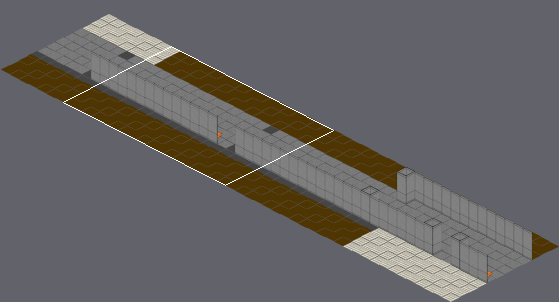
One commit to this Tiled map: src/data/subway01.tmx. The first picture is a wide view before the edit; the outline marks the close-up.
Close-up. Before the commit:
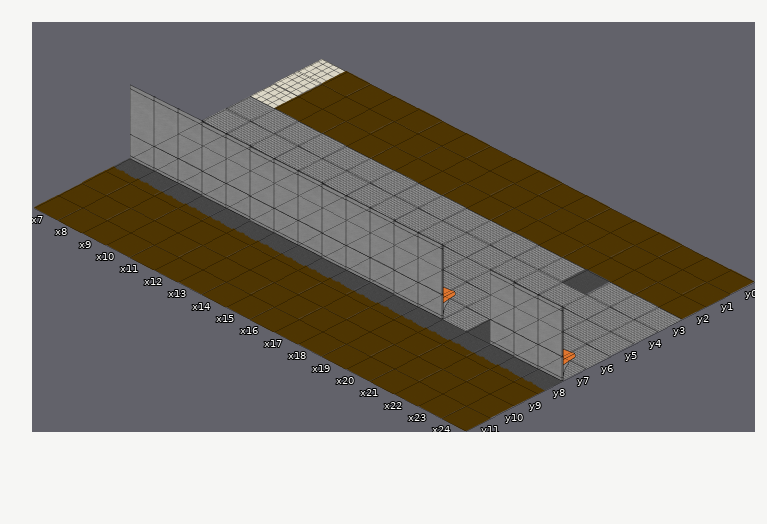
Cells are 250x129 px. Isometric: x runs down to the right, y down to the left. Shown: x 7..24, y 0..11. The commit also changed other parts of the map, which this record leaves out. Tiles whose own drawing changed are shown in their newer look in all pictures.
New version:
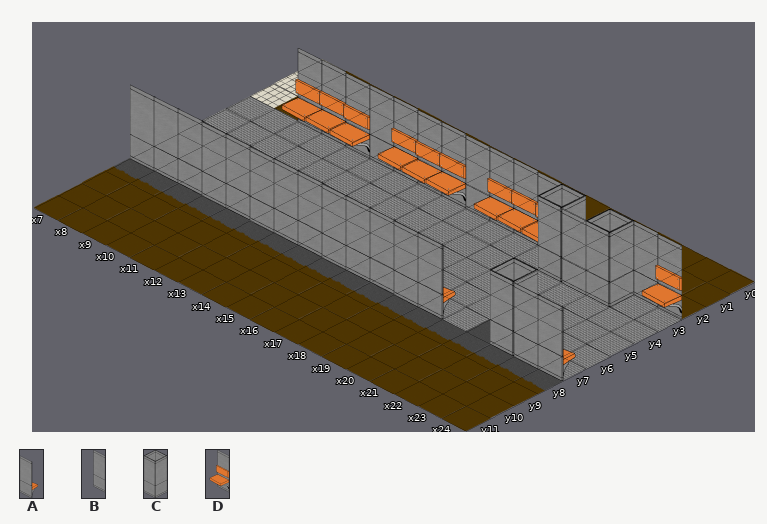
Key: from "walls250x512_2": A 6, B 7, C 8, D 9.
_ is an empty cell.
From old to new:
Layer "walls_layer":
There is now tile B in row 3 at x 12, 16 and 23; in row 4 at x 21.
The edit turns tile A into tile C in row 7 at x 22.
There is now tile C in row 3 at x 20 and 22.
There is now tile D in row 3 at x 9 to 11, 13 to 15, 17 to 19 and 24.
Pixel boxes of the changes (left, top, right, bottom) in both close-ups:
changed: (281, 48, 682, 356)
